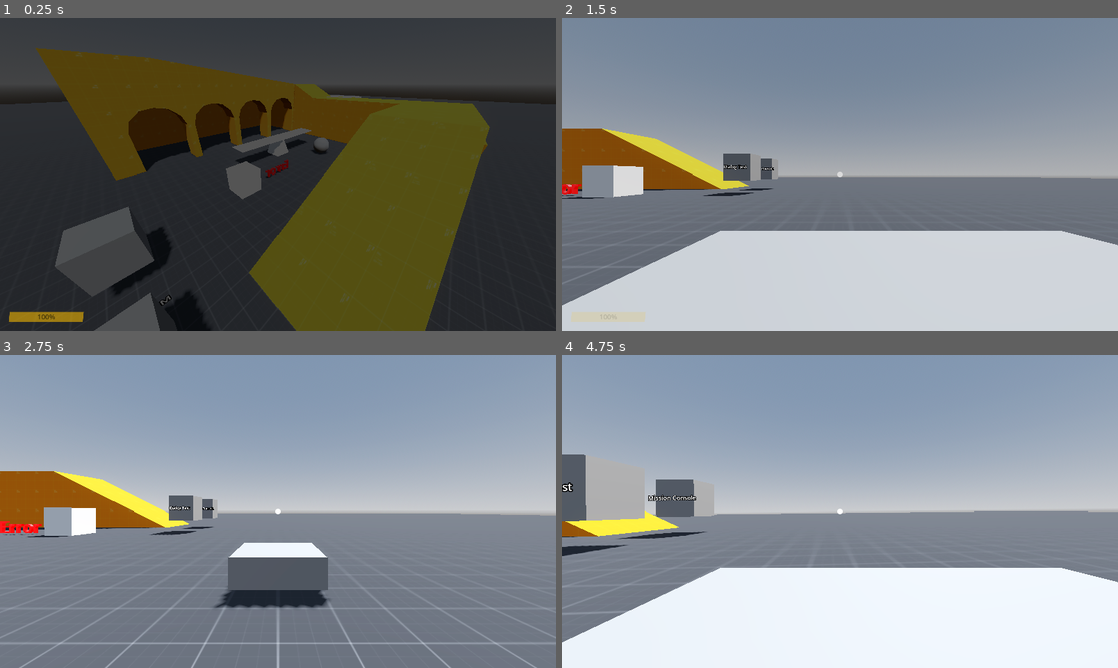
Above: before the commit, frames 1-4 (two rows, left to right).
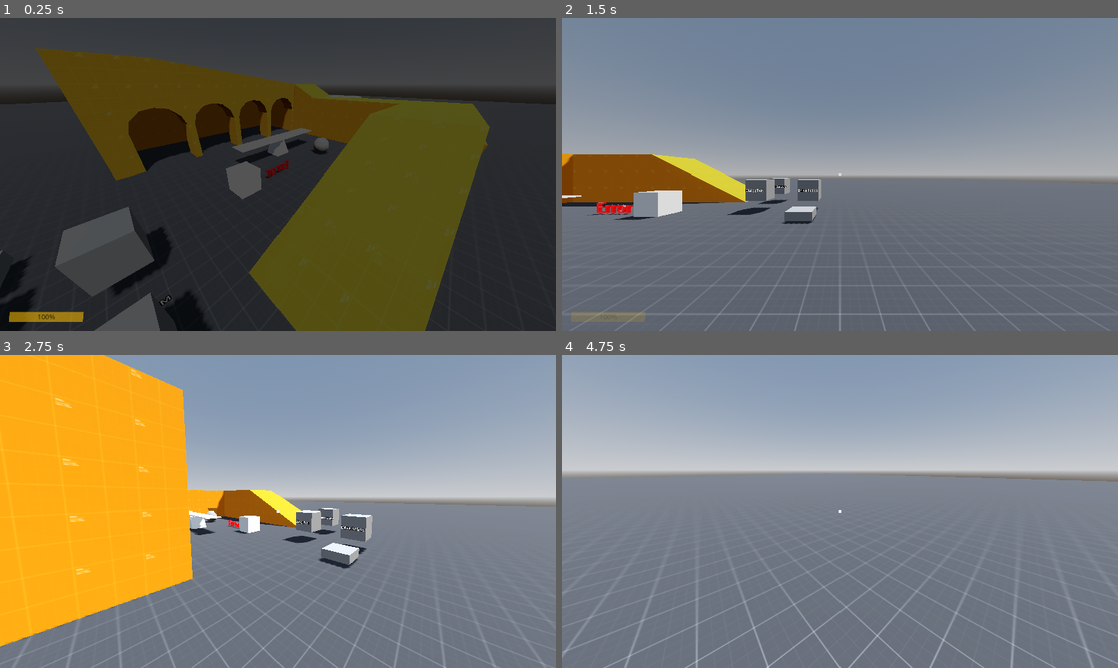
Above: after the commit, the same moments.

Repository: m-rafiwidya/Last-Light-NasaSpaceApps
Game: Godot game, scene res://src/main.tscn
Same seed, same stepped clock (60 frames per second), same inputs: the game is played once before the commit and once after it.
Inputs (mouse positions are in pixels of both pictures, inside the frame that each line leads up to):
- Up to frame 1 (0.25 s): no input
- Up to frame 2 (1.5 s): click "Start" at 0.5 s; move the mouse to (867, 174) at 1.27 s; hold W (move_forward) from 1.28 s (still down); tap C (camera) at 1.35 s
- Up to frame 3 (2.75 s): tap Space (move_jump) at 1.52, 2.27 s; move the mouse to (166, 527) at 2.02 s; release W (move_forward) at 2.03 s; hold S (move_backward) from 2.03 s (still down); tap C (camera) at 2.1 s
- Up to frame 4 (4.75 s): move the mouse to (895, 442) at 2.77 s; release S (move_backward) at 2.78 s; hold D (move_right) 2.78-3.53 s; click (895, 442) at 2.85 s; tap C (camera) at 3.05, 3.8, 4.55 s; move the mouse to (812, 574) at 3.52 s; hold W (move_forward) 3.53-4.28 s; right-click (812, 574) at 3.6 s; tap Space (move_jump) at 3.77, 4.52 s; move the mouse to (1006, 558) at 4.27 s; hold A (move_left) from 4.28 s (still down); tap E (interact_use) at 4.35 s

The runs differ from the first frame. In frame 1, 0.7% of the frame differs, in the area x 0-7%, y 74-100%; in frame 2, 35%; in frame 3, 38%; in frame 4, 51%, in the area x 0-100%, y 26-100%.

Commit message:
Added an interact trigger to switch between player and robot and new states and ui

Diff:
--- a/game/src/autoloads/game_state.gd
+++ b/game/src/autoloads/game_state.gd
@@ -2,9 +2,13 @@
 
 signal state_changed(old_state, new_state)
 
-enum State {MAIN_MENU, LOADING, IN_GAME, PAUSED, IN_GAME_MENU, MISSION_CONSOLE}
+## IN_GAME_PLAYER: the first-person player is controlled (default in-game state).
+## IN_GAME_ROBOT: the robot is driven instead.
+enum State {MAIN_MENU, LOADING, IN_GAME_PLAYER, IN_GAME_ROBOT, PAUSED, IN_GAME_MENU, MISSION_CONSOLE}
 
 var state: State = State.LOADING
+## The in-game state we were last in; PAUSED / MISSION_CONSOLE return to it.
+var last_in_game_state: State = State.IN_GAME_PLAYER
 
 var player: Node = null:
 	set(value):
@@ -13,11 +17,20 @@
 var camera: Camera3D = null
 
 var pause_tween: Tween = null
-var in_game_mouse_state = Input.MOUSE_MODE_CAPTURED
 
 
 func _ready() -> void:
 	process_mode = Node.PROCESS_MODE_ALWAYS
+
+
+func is_in_game(s: State = state) -> bool:
+	return s == State.IN_GAME_PLAYER or s == State.IN_GAME_ROBOT
+
+
+## Leave a menu-like state (pause, mission console) and go back to whichever
+## in-game state (player or robot) was active before it.
+func return_to_game() -> void:
+	change_state_to(last_in_game_state)
 
 
 func change_state_to(new_state: State):
@@ -35,8 +48,10 @@
 			pass
 		State.LOADING:
 			pass
-		State.IN_GAME:
-			in_game_mouse_state = Input.mouse_mode
+		State.IN_GAME_PLAYER:
+			pass
+		State.IN_GAME_ROBOT:
+			pass
 		State.PAUSED:
 			unpause_game()
 		State.MISSION_CONSOLE:
@@ -49,8 +64,13 @@
 			Input.mouse_mode = Input.MOUSE_MODE_VISIBLE
 		State.LOADING:
 			pass
-		State.IN_GAME:
-			Input.mouse_mode = in_game_mouse_state
+		State.IN_GAME_PLAYER:
+			last_in_game_state = _state
+			Input.mouse_mode = Input.MOUSE_MODE_CAPTURED
+		State.IN_GAME_ROBOT:
+			last_in_game_state = _state
+			# Robot._input captures the mouse only while the right button orbits the camera
+			Input.mouse_mode = Input.MOUSE_MODE_VISIBLE
 		State.PAUSED:
 			Input.mouse_mode = Input.MOUSE_MODE_VISIBLE
 			pause_game()
--- a/game/src/autoloads/scene_loader.gd
+++ b/game/src/autoloads/scene_loader.gd
@@ -5,7 +5,7 @@
 signal level_unloaded(level_name)
 
 const PLAYER_PACKED_SCENE: PackedScene = preload("res://src/player/player.tscn")
-const ROBOT_PACKED_SCENE: PackedScene = preload("res://src/robot/robot.tscn")
+
 const MAIN_MENU_ID = "main_menu"
 # TODO: Kinda dangerous if someone forgot to change these to a valid path
 # is there a built in godot way for file paths?
@@ -104,13 +104,11 @@
 		push_error('No "SpawnPoint" marker node found in level.')
 		return
 
-	# TEMPORARY: spawn the robot instead of the player.
-	# Swap back to _setup_player(spawn_point) to restore the first-person player.
-	_setup_robot(spawn_point)
-	#_setup_player(spawn_point)
+	_setup_player(spawn_point)
 
-	# Hey GameState, I finished loading, please start transition to IN_GAME
-	GameState.change_state_to(GameState.State.IN_GAME)
+	# Hey GameState, I finished loading, please start transition to IN_GAME_PLAYER
+	# (the robot, if the level has one, is placed manually in the level)
+	GameState.change_state_to(GameState.State.IN_GAME_PLAYER)
 
 
 # Spawn the first-person player at the designated spawn point
@@ -123,20 +121,8 @@
 	player.transform = spawn_point.transform
 	player.controller = player_controller
 	current_scene.add_child(player)
-
-
-# Spawn the drivable robot at the designated spawn point
-func _setup_robot(spawn_point: Marker3D) -> void:
-	var robot_controller = RobotController.new()
-	current_scene.add_child(robot_controller)
-
-	var robot: Robot = ROBOT_PACKED_SCENE.instantiate()
-	# The HUD only reads GameState.player for the crosshair; there is no player in a robot
-	GameState.player = null
-	robot.transform = spawn_point.transform
-	# Must be assigned before add_child(): Robot._ready() connects to its signals
-	robot.controller = robot_controller
-	current_scene.add_child(robot)
+	# The robot's cameras are not current by default; make sure the player's is
+	player.camera.make_current()
 
 
 func _setup_main_menu():
@@ -151,4 +137,6 @@
 
 	camera.transform = camera_marker.transform
 	current_scene.add_child(camera)
+	# The level may contain a robot with its own cameras; make sure the menu camera wins
+	camera.make_current()
 	# Hey GameState, I finished loading, please start transition to MAIN_MENU
--- a/game/src/levels/test_level.gd
+++ b/game/src/levels/test_level.gd
@@ -7,11 +7,18 @@
 func _ready() -> void:
 	$DialogTrigger.interacted.connect(_on_dialog_trigger_interacted)
 	$MissionConsoleTrigger.interacted.connect(_on_mission_console_trigger_interacted)
+	$RobotTrigger.interacted.connect(_on_robot_trigger_interacted)
 
 
 func _on_mission_console_trigger_interacted(_player: Player):
-	if GameState.state == GameState.State.IN_GAME:
+	if GameState.state == GameState.State.IN_GAME_PLAYER:
 		GameState.change_state_to(GameState.State.MISSION_CONSOLE)
+
+
+## Take control of the robot. Esc (ui_cancel, handled by UIManager) hands control back to the player.
+func _on_robot_trigger_interacted(_player: Player):
+	if GameState.state == GameState.State.IN_GAME_PLAYER:
+		GameState.change_state_to(GameState.State.IN_GAME_ROBOT)
 
 
 func _on_dialog_trigger_interacted(_player: Player):
--- a/game/src/levels/test_level.tscn
+++ b/game/src/levels/test_level.tscn
@@ -5,6 +5,8 @@
 [ext_resource type="Texture2D" uid="uid://dt4imig118lxf" path="res://res/textures/dev/orange.png" id="2_7hvae"]
 [ext_resource type="Script" uid="uid://b3epixqjbcndx" path="res://src/interact_trigger/interact_trigger.gd" id="4_t1chq"]
 [ext_resource type="Resource" uid="uid://caanilnhaye2v" path="res://res/dialogs/test_sequence.tres" id="5_dlgseq"]
+[ext_resource type="PackedScene" uid="uid://dvqu81j65chtr" path="res://src/robot/robot.tscn" id="6_robot"]
+[ext_resource type="Script" uid="uid://dejcbl7savjo6" path="res://src/robot/robot_controller.gd" id="7_robotctl"]
 
 [sub_resource type="ProceduralSkyMaterial" id="ProceduralSkyMaterial_6o3kl"]
 sky_horizon_color = Color(0.66224277, 0.6717428, 0.6867428, 1)
@@ -375,3 +377,25 @@
 [node name="Label3D" type="Label3D" parent="MissionConsoleTrigger" unique_id=1215746776]
 transform = Transform3D(1, 0, 0, 0, 1, 0, 0, 0, 1, 0, 0, 0.6)
 text = "Mission Console"
+
+[node name="RobotTrigger" type="Area3D" parent="." unique_id=251062919]
+transform = Transform3D(1, 0, 0, 0, 1, 0, 0, 0, 1, 10.5, 1, -3)
+script = ExtResource("4_t1chq")
+metadata/_custom_type_script = "uid://b3epixqjbcndx"
+
+[node name="CollisionShape3D" type="CollisionShape3D" parent="RobotTrigger" unique_id=2091237796]
+shape = SubResource("BoxShape3D_strxf")
+
+[node name="MeshInstance3D" type="MeshInstance3D" parent="RobotTrigger" unique_id=1330654056]
+mesh = SubResource("BoxMesh_xa74p")
+
+[node name="Label3D" type="Label3D" parent="RobotTrigger" unique_id=1711732088]
+transform = Transform3D(1, 0, 0, 0, 1, 0, 0, 0, 1, 0, 0, 0.6)
+text = "Drive Robot"
+
+[node name="RobotController" type="Node" parent="." unique_id=144958007]
+script = ExtResource("7_robotctl")
+
+[node name="Robot" parent="." unique_id=1373955819 node_paths=PackedStringArray("controller") instance=ExtResource("6_robot")]
+transform = Transform3D(1, 0, 0, 0, 1, 0, 0, 0, 1, 10.5, 0.5, -1.2)
+controller = NodePath("../RobotController")
--- a/game/src/player/player_controller.gd
+++ b/game/src/player/player_controller.gd
@@ -38,10 +38,10 @@
 
 
 
-## Player input is only accepted while the game is in the IN_GAME state
-## (not in menus, the mission console, loading screens, etc.).
+## Player input is only accepted while the game is in the IN_GAME_PLAYER state
+## (not while driving the robot, in menus, the mission console, loading screens, etc.).
 func is_input_enabled() -> bool:
-	return GameState.state == GameState.State.IN_GAME
+	return GameState.state == GameState.State.IN_GAME_PLAYER
 
 
 func _unhandled_input(event: InputEvent) -> void:
--- a/game/src/robot/robot.gd
+++ b/game/src/robot/robot.gd
@@ -43,16 +43,25 @@
 	FOLLOW,
 	BUMPER
 }
-@onready var camera: Dictionary = {
-	CameraMode.FOLLOW : $FollowCameraPivot/FollowCamera,
-	CameraMode.BUMPER : $BumperCamera
-}
+
 
 func _ready() -> void:
 	$FollowCamera.set_as_top_level(true)
 	Debug.current_robot = self
 	running_gear.update_wheel_properties()
 	controller.toggle_camera.connect(_on_controller_toggle_camera)
+	GameState.state_changed.connect(_on_game_state_changed)
+
+
+# The robot's cameras only take over while it is being driven; otherwise the
+# player's (or the main menu's) camera is the current one.
+func _on_game_state_changed(old_state, new_state) -> void:
+	if new_state == GameState.State.IN_GAME_ROBOT:
+		var active_camera: Camera3D = $FollowCamera if camera_mode == CameraMode.FOLLOW else $BumperCamera
+		active_camera.make_current()
+	elif old_state == GameState.State.IN_GAME_ROBOT and new_state == GameState.State.IN_GAME_PLAYER:
+		if is_instance_valid(GameState.player):
+			GameState.player.camera.make_current()
 
 
 # Controller signals
@@ -70,6 +79,8 @@
 
 
 func _input(event) -> void:
+	if GameState.state != GameState.State.IN_GAME_ROBOT:
+		return
 	if event is InputEventMouseMotion:
 		if event.button_mask == MOUSE_BUTTON_MASK_RIGHT:
 			Input.mouse_mode = Input.MOUSE_MODE_CAPTURED
--- a/game/src/robot/robot.tscn
+++ b/game/src/robot/robot.tscn
@@ -16,7 +16,7 @@
 size = Vector3(1, 0.32641602, 1)
 
 [node name="Robot" type="RigidBody3D" unique_id=405660351 node_paths=PackedStringArray("running_gear", "engine")]
-collision_layer = 2
+collision_layer = 6
 collision_mask = 7
 mass = 80.0
 physics_material_override = SubResource("PhysicsMaterial_6kj2t")
@@ -55,7 +55,6 @@
 
 [node name="FollowCamera" type="Camera3D" parent="." unique_id=849866000]
 transform = Transform3D(1, 0, 0, 0, 1, 0, 0, 0, 1, 0, 0.8, 2.5)
-current = true
 
 [node name="FollowCameraPivot" type="Node3D" parent="." unique_id=2031539751]
 
--- a/game/src/robot/robot_controller.gd
+++ b/game/src/robot/robot_controller.gd
@@ -8,7 +8,7 @@
 ## Shares the player's movement actions: move_forward / move_backward = desired
 ## speed forward / backward (as a fraction of the robot's top speed; no input = 0,
 ## so the robot slows down), move_left / move_right = steering.
-## Like PlayerController, input is only accepted while GameState is IN_GAME.
+## Unlike PlayerController, input is only accepted while GameState is IN_GAME_ROBOT.
 
 signal toggle_camera(value: bool)
 
@@ -26,7 +26,7 @@
 
 
 func is_input_enabled() -> bool:
-	return GameState.state == GameState.State.IN_GAME
+	return GameState.state == GameState.State.IN_GAME_ROBOT
 
 
 func _physics_process(delta: float) -> void:
--- a/game/src/ui/mission_console/mission_console.gd
+++ b/game/src/ui/mission_console/mission_console.gd
@@ -70,7 +70,7 @@
 func _on_close_pressed():
 	# The screen stays clickable while fading out, so only react in this state.
 	if GameState.state == GameState.State.MISSION_CONSOLE:
-		GameState.change_state_to(GameState.State.IN_GAME)
+		GameState.return_to_game()
 
 
 func fade_in():
--- a/game/src/ui/pause_menu/pause_menu.gd
+++ b/game/src/ui/pause_menu/pause_menu.gd
@@ -30,7 +30,7 @@
 
 
 func _on_resume_pressed():
-	GameState.change_state_to(GameState.State.IN_GAME)
+	GameState.return_to_game()
 
 
 func _on_settings_pressed():
--- /dev/null
+++ b/game/src/ui/robot_hud/robot_hud.gd
@@ -0,0 +1,36 @@
+extends UIScreen
+
+## HUD shown while the robot is being driven (GameState.IN_GAME_ROBOT).
+## The player HUD (crosshair, subtitles) is shown in IN_GAME_PLAYER instead.
+
+
+func _ready() -> void:
+	hide()
+	$CanvasModulate.color = Color(1.0, 1.0, 1.0, 0.0)
+
+
+func _process(_delta: float) -> void:
+	if not visible:
+		return
+	if is_instance_valid(Debug.current_robot):
+		%Speed.text = "SPEED  %4.1f m/s" % Debug.current_robot.linear_velocity.length()
+	else:
+		%Speed.text = "SPEED  --"
+
+
+func fade_in():
+	show()
+	_fade_to(1.0)
+
+
+func fade_out():
+	_fade_to(0.0)
+
+
+func _fade_to(alpha: float) -> void:
+	var tween = create_tween()
+	tween.set_ignore_time_scale(true)
+	tween.set_ease(Tween.EASE_IN_OUT)
+	tween.set_trans(Tween.TRANS_CUBIC)
+	tween.set_pause_mode(Tween.TWEEN_PAUSE_PROCESS)
+	tween.tween_property($CanvasModulate, "color", Color(1.0, 1.0, 1.0, alpha), 0.5)
--- /dev/null
+++ b/game/src/ui/robot_hud/robot_hud.tscn
@@ -0,0 +1,37 @@
+[gd_scene format=3]
+
+[ext_resource type="Script" path="res://src/ui/robot_hud/robot_hud.gd" id="1_rhud"]
+[ext_resource type="Theme" uid="uid://ct7oxof1hdkeo" path="res://res/theme.tres" id="2_theme"]
+
+[node name="RobotHUD" type="CanvasLayer"]
+script = ExtResource("1_rhud")
+
+[node name="CanvasModulate" type="CanvasModulate" parent="."]
+
+[node name="MarginContainer" type="MarginContainer" parent="."]
+anchors_preset = 15
+anchor_right = 1.0
+anchor_bottom = 1.0
+grow_horizontal = 2
+grow_vertical = 2
+mouse_filter = 2
+theme = ExtResource("2_theme")
+theme_override_constants/margin_left = 48
+theme_override_constants/margin_top = 48
+theme_override_constants/margin_right = 48
+theme_override_constants/margin_bottom = 48
+
+[node name="Speed" type="Label" parent="MarginContainer"]
+unique_name_in_owner = true
+layout_mode = 2
+size_flags_horizontal = 0
+size_flags_vertical = 8
+theme_override_font_sizes/font_size = 32
+text = "SPEED  --"
+
+[node name="Hint" type="Label" parent="MarginContainer"]
+layout_mode = 2
+size_flags_horizontal = 8
+size_flags_vertical = 8
+theme_override_font_sizes/font_size = 24
+text = "WASD: drive   C: camera   RMB: orbit   Esc: exit robot"
--- a/game/src/ui/ui_manager/ui_manager.gd
+++ b/game/src/ui/ui_manager/ui_manager.gd
@@ -18,12 +18,14 @@
 		else:
 			$Console.popup()
 	if Input.is_action_just_pressed("ui_cancel"):
-		if GameState.state == GameState.State.IN_GAME:
-			GameState.change_state_to(GameState.State.PAUSED)
-		elif GameState.state == GameState.State.PAUSED:
-			GameState.change_state_to(GameState.State.IN_GAME)
-		elif GameState.state == GameState.State.MISSION_CONSOLE:
-			GameState.change_state_to(GameState.State.IN_GAME)
+		match GameState.state:
+			GameState.State.IN_GAME_PLAYER:
+				GameState.change_state_to(GameState.State.PAUSED)
+			GameState.State.IN_GAME_ROBOT:
+				# Esc leaves the robot and gives control back to the player
+				GameState.change_state_to(GameState.State.IN_GAME_PLAYER)
+			GameState.State.PAUSED, GameState.State.MISSION_CONSOLE:
+				GameState.return_to_game()
 
 func _on_game_state_changed(old_state, new_state):
 	if new_state == GameState.State.MAIN_MENU:
@@ -36,10 +38,15 @@
 	else:
 		$PauseMenu.fade_out()
 
-	if new_state == GameState.State.IN_GAME:
+	if new_state == GameState.State.IN_GAME_PLAYER:
 		$HUD.fade_in()
 	else:
 		$HUD.fade_out()
+
+	if new_state == GameState.State.IN_GAME_ROBOT:
+		$RobotHUD.fade_in()
+	else:
+		$RobotHUD.fade_out()
 
 	if new_state == GameState.State.MISSION_CONSOLE:
 		$MissionConsole.fade_in()
--- a/game/src/ui/ui_manager/ui_manager.tscn
+++ b/game/src/ui/ui_manager/ui_manager.tscn
@@ -8,12 +8,15 @@
 [ext_resource type="PackedScene" uid="uid://dhqyoeojs2xo3" path="res://src/ui/hud/hud.tscn" id="5_eg4bn"]
 
 [ext_resource type="PackedScene" path="res://src/ui/mission_console/mission_console.tscn" id="6_mcscr"]
+[ext_resource type="PackedScene" path="res://src/ui/robot_hud/robot_hud.tscn" id="7_rhud"]
 
 [node name="UIManager" type="Node" unique_id=908995993]
 process_mode = 3
 script = ExtResource("1_1xrw1")
 
 [node name="HUD" parent="." unique_id=24543509 instance=ExtResource("5_eg4bn")]
+
+[node name="RobotHUD" parent="." instance=ExtResource("7_rhud")]
 
 [node name="MainMenu" parent="." unique_id=809060339 instance=ExtResource("2_06kls")]
 
Not shown, added: game/src/ui/robot_hud/robot_hud.gd.uid
